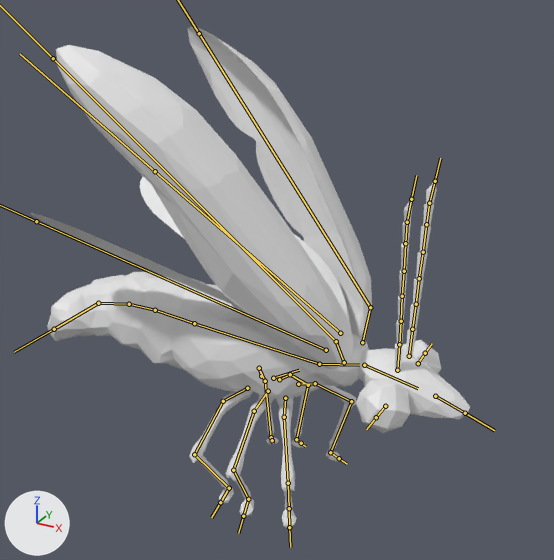
Two versions of the FBX model GJUnityProject/Assets/Art/Models/Enemies/Firefly_Rigged.fbx, one commit apart.
One viewpoint serves both versions: a 50 mm camera at (20.3, -32.8, 20.1) aimed at (1.6, 1.3, 3.1). The axes (+X, +Y, +Z) are drawn at lower left. The lights are the same throughout. The bones that bend it are drawn over the model as lines.

The first picture shows 'Firefly'.
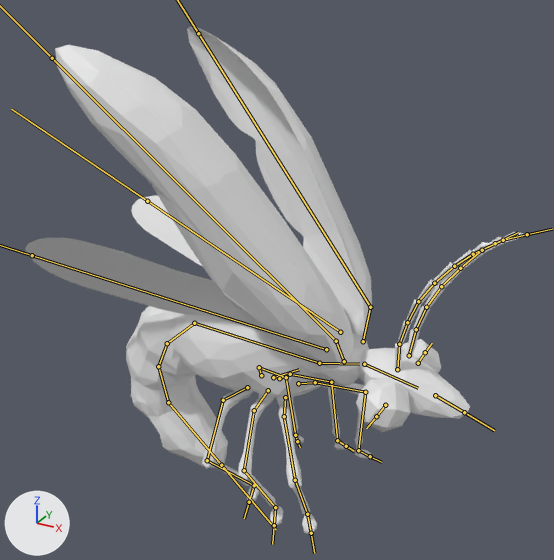
Commit message: firefly Move animation

The newer file adds an action. The first version stands in its rest pose; the second is drawn at frame 2 of the action 'Firefly_Rig(THIS)|Move'.

Where the change shows, as pixel boxes (x1, y1, x2, y2) in the pictures (554 x 560 px):
'Firefly', posed (14% wider)
    before: (30, 26, 470, 529)
    after: (25, 26, 528, 534)
bone 'Bone.001', root to tip
    before: (194, 323) to (155, 310)
    after: (194, 323) to (167, 343)
bone 'Bone.002', root to tip
    before: (155, 310) to (129, 304)
    after: (167, 343) to (158, 366)
bone 'Bone.003', root to tip
    before: (129, 304) to (98, 303)
    after: (158, 366) to (168, 402)
bone 'Bone.004', root to tip
    before: (98, 303) to (54, 329)
    after: (168, 402) to (221, 465)
bone 'Bone.036', root to tip
    before: (399, 344) to (401, 321)
    after: (399, 344) to (407, 322)
bone 'Bone.037', root to tip
    before: (401, 321) to (402, 296)
    after: (407, 322) to (418, 301)
bone 'Bone.038', root to tip
    before: (402, 296) to (404, 271)
    after: (418, 301) to (434, 283)
bone 'Bone.039', root to tip
    before: (404, 271) to (405, 243)
    after: (434, 283) to (454, 266)
bone 'Bone.042', root to tip
    before: (409, 356) to (412, 329)
    after: (409, 355) to (416, 329)
bone 'Bone.043', root to tip
    before: (412, 329) to (416, 304)
    after: (416, 329) to (426, 307)
bone 'Bone.044', root to tip
    before: (416, 304) to (419, 278)
    after: (426, 307) to (441, 286)
bone 'Bone.045', root to tip
    before: (419, 278) to (423, 252)
    after: (441, 286) to (460, 268)
bone 'Bone.046', root to tip
    before: (423, 252) to (426, 224)
    after: (460, 268) to (482, 250)
bone 'Bone.047', root to tip
    before: (426, 224) to (429, 203)
    after: (482, 250) to (503, 240)
bone 'Bone.053', root to tip
    before: (340, 333) to (155, 171)
    after: (340, 332) to (147, 201)
bone 'Bone.054', root to tip
    before: (326, 350) to (36, 221)
    after: (326, 349) to (32, 255)
bone 'Bone.010', root to tip
    before: (290, 374) to (308, 385)
    after: (290, 374) to (331, 382)
bone 'Bone.011', root to tip
    before: (308, 385) to (296, 439)
    after: (331, 382) to (337, 440)
bone 'Bone.014', root to tip
    before: (315, 383) to (351, 401)
    after: (315, 382) to (365, 392)
bone 'Bone.015', root to tip
    before: (351, 401) to (330, 452)
    after: (365, 392) to (358, 450)
bone 'Bone.018', root to tip
    before: (259, 368) to (265, 381)
    after: (259, 367) to (286, 377)
bone 'Bone.019', root to tip
    before: (265, 381) to (271, 437)
    after: (286, 377) to (295, 435)
bone 'Bone.022', root to tip
    before: (223, 401) to (194, 454)
    after: (223, 400) to (207, 460)
bone 'Bone.023', root to tip
    before: (194, 454) to (229, 488)
    after: (207, 460) to (254, 485)
bone 'Bone.026', root to tip
    before: (254, 411) to (233, 470)
    after: (254, 410) to (244, 470)
bone 'Bone.027', root to tip
    before: (233, 470) to (248, 499)
    after: (244, 470) to (275, 507)
bone 'Bone.030', root to tip
    before: (284, 417) to (288, 483)
    after: (284, 416) to (295, 480)

The change in detail:
Bone 'Bone.001' (bone_bone_001) turns from (0, 0, 0) to (-47, 0, 0) degrees about its own x, y and z.
Bone 'Bone.002' (bone_bone_002) turns from (0, 0, 0) to (-19, 0, 0) degrees about its own x, y and z.
Bone 'Bone.003' (bone_bone_003) turns from (0, 0, 0) to (-27, 0, 0) degrees about its own x, y and z.
Bone 'Bone.004' (bone_bone_004) turns from (0, 0, 0) to (-17, 2, 4) degrees about its own x, y and z.
Bone 'Bone.036' (bone_bone_036) turns from (0, 0, 0) to (0, -1, -14) degrees about its own x, y and z.
Bone 'Bone.037' (bone_bone_037) turns from (0, 0, 0) to (0, 0, -5) degrees about its own x, y and z.
Bone 'Bone.038' (bone_bone_038) turns from (0, 0, 0) to (0, -1, -10) degrees about its own x, y and z.
Bone 'Bone.039' (bone_bone_039) turns from (0, 0, 0) to (0, -1, -9) degrees about its own x, y and z.
Bone 'Bone.042' (bone_bone_042) turns from (0, 0, 0) to (0, 1, -6) degrees about its own x, y and z.
Bone 'Bone.043' (bone_bone_043) turns from (0, 0, 0) to (0, 1, -9) degrees about its own x, y and z.
Bone 'Bone.044' (bone_bone_044) turns from (0, 0, 0) to (0, 1, -10) degrees about its own x, y and z.
Bone 'Bone.045' (bone_bone_045) turns from (0, 0, 0) to (0, 1, -7) degrees about its own x, y and z.
Bone 'Bone.046' (bone_bone_046) turns from (0, 0, 0) to (0, 1, -6) degrees about its own x, y and z.
Bone 'Bone.047' (bone_bone_047) turns from (0, 0, 0) to (0, 1, -12) degrees about its own x, y and z.
Bone 'Bone.053' (bone_bone_053) moves from (0.0, 0.0, 0.0) to (0.01, -0.02, 0.0).
Bone 'Bone.053' (bone_bone_053) turns from (0, 0, 0) to (1, 24, 8) degrees about its own x, y and z.
Bone 'Bone.054' (bone_bone_054) moves from (0.0, 0.0, 0.0) to (0.01, -0.02, 0.0).
Bone 'Bone.054' (bone_bone_054) turns from (0, 0, 0) to (1, 24, 8) degrees about its own x, y and z.
Bone 'Bone.010' (bone_bone_010) turns from (0, 0, 0) to (10, -38, -34) degrees about its own x, y and z.
Bone 'Bone.011' (bone_bone_011) turns from (0, 0, 0) to (-5, -7, 24) degrees about its own x, y and z.
Bone 'Bone.014' (bone_bone_014) turns from (0, 0, 0) to (12, -19, -21) degrees about its own x, y and z.
Bone 'Bone.015' (bone_bone_015) turns from (0, 0, 0) to (-2, -3, 11) degrees about its own x, y and z.
Bone 'Bone.018' (bone_bone_018) turns from (0, 0, 0) to (11, -33, -29) degrees about its own x, y and z.
Bone 'Bone.019' (bone_bone_019) turns from (0, 0, 0) to (-21, -6, 32) degrees about its own x, y and z.
Bone 'Bone.022' (bone_bone_022) turns from (0, 0, 0) to (-2, 18, -17) degrees about its own x, y and z.
Bone 'Bone.023' (bone_bone_023) turns from (0, 0, 0) to (12, 3, 11) degrees about its own x, y and z.
Bone 'Bone.026' (bone_bone_026) turns from (0, 0, 0) to (-8, 19, -16) degrees about its own x, y and z.
Bone 'Bone.027' (bone_bone_027) turns from (0, 0, 0) to (2, 1, 5) degrees about its own x, y and z.
Bone 'Bone.030' (bone_bone_030) turns from (0, 0, 0) to (1, 9, -11) degrees about its own x, y and z.
